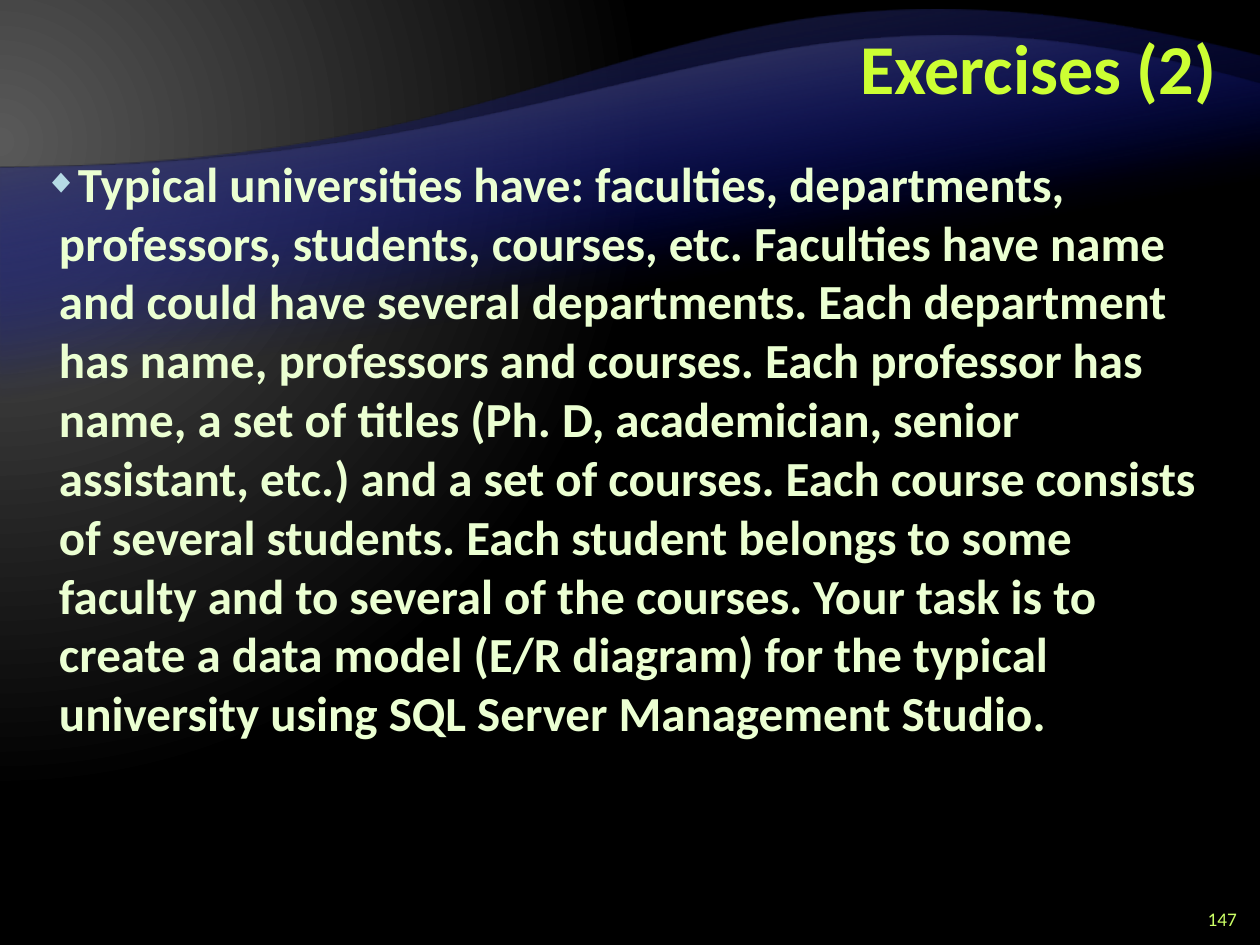
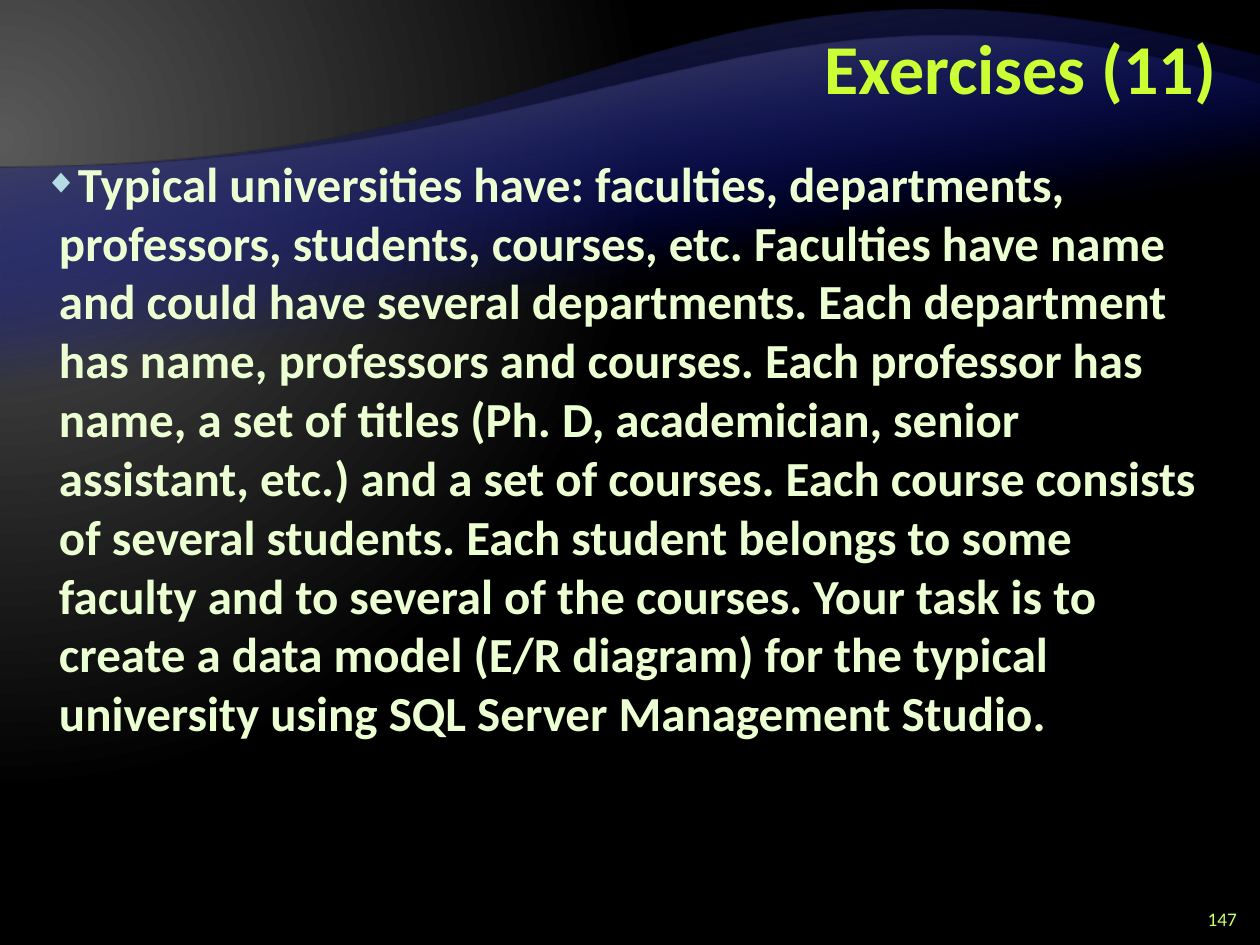
Before and after one commit to Graveheart/aspnetcourse, a slide deck: slide 147 of 2010/lectures/5. Databases, SQL and MS SQL Server.pptx. Drawn at 1260x945 pixels with LibreOffice and Linux fonts; fonts in the diff are those of the drawing; background and template pictures are left out. Boxes give left, top, right and bottom in pixels: in the first picture for what was removed or moved away, otherwise in the second. Text is boxed around its words. In the diff, an @@ line names an element or a change of style, - is before the commit and + after.

```diff
--- a/2010/lectures/5. Databases, SQL and MS SQL Server.pptx
+++ b/2010/lectures/5. Databases, SQL and MS SQL Server.pptx
@@ title at [825, 36, 1216, 105]: text changed @@
-Exercises (2)
+Exercises (11)
```
Also in this commit, not shown: 10 other slides changed, 4 other files.
